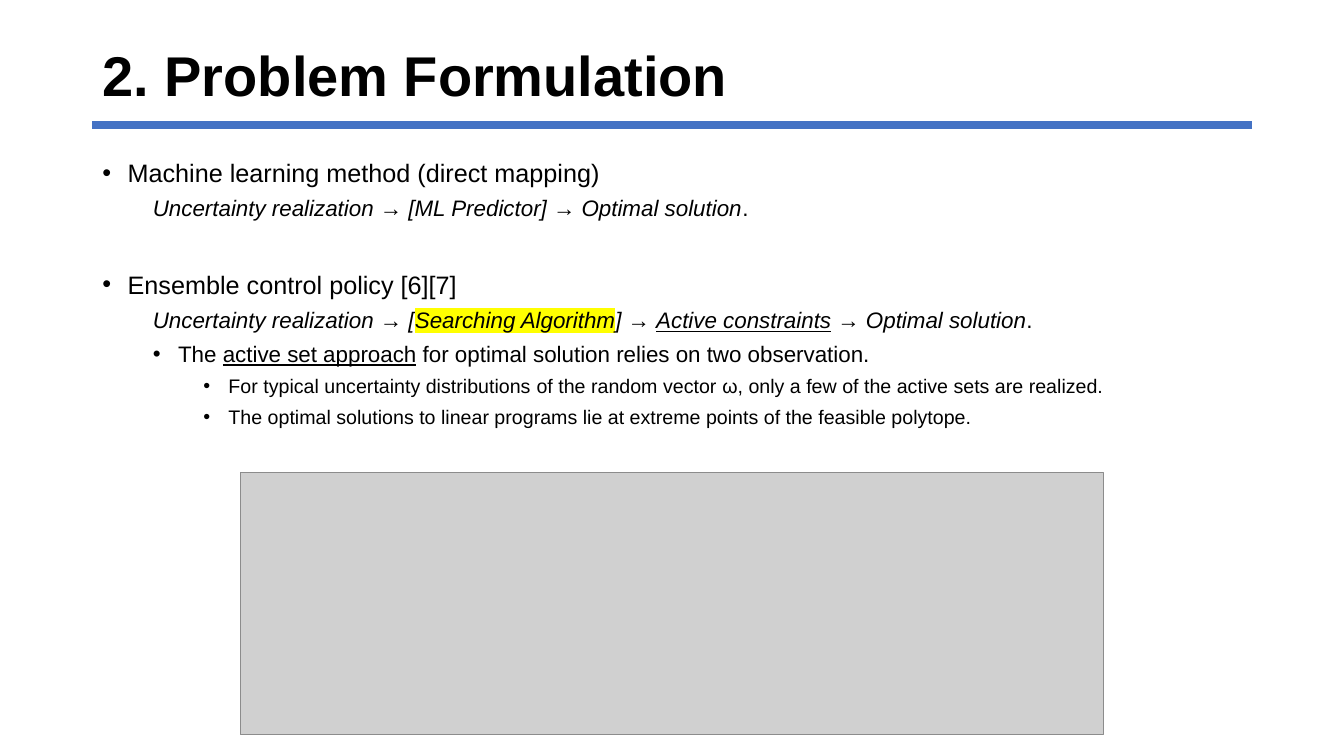
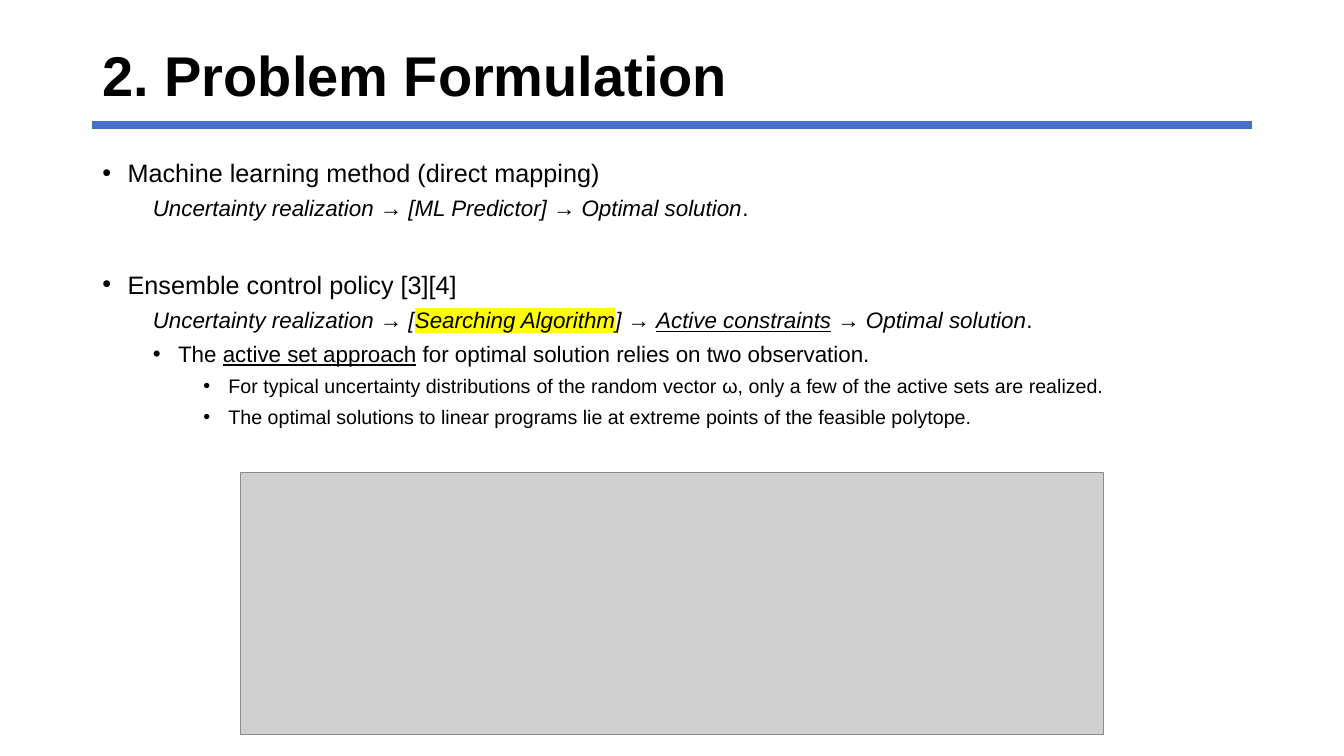
Before and after one commit to jhyun0919/Project_EE394V_SPR2020, a slide deck: slide 6 of report/presentation_slides.pptx. Drawn at 1344x756 pixels with LibreOffice and Linux fonts; fonts in the diff are those of the drawing; grey boxes stand for pictures. Boxes give left, top, right and bottom in pixels: in the first picture for what was removed or moved away, otherwise in the second. Text is boxed around its words. In the diff, an @@ line names an element or a change of style, - is before the commit and + after.

```diff
--- a/report/presentation_slides.pptx
+++ b/report/presentation_slides.pptx
@@ text at <box>128,275,457,299</box>: text changed @@
-• Ensemble control policy [6][7]
+• Ensemble control policy [3][4]
```
Also in this commit, not shown: 7 other slides changed.
